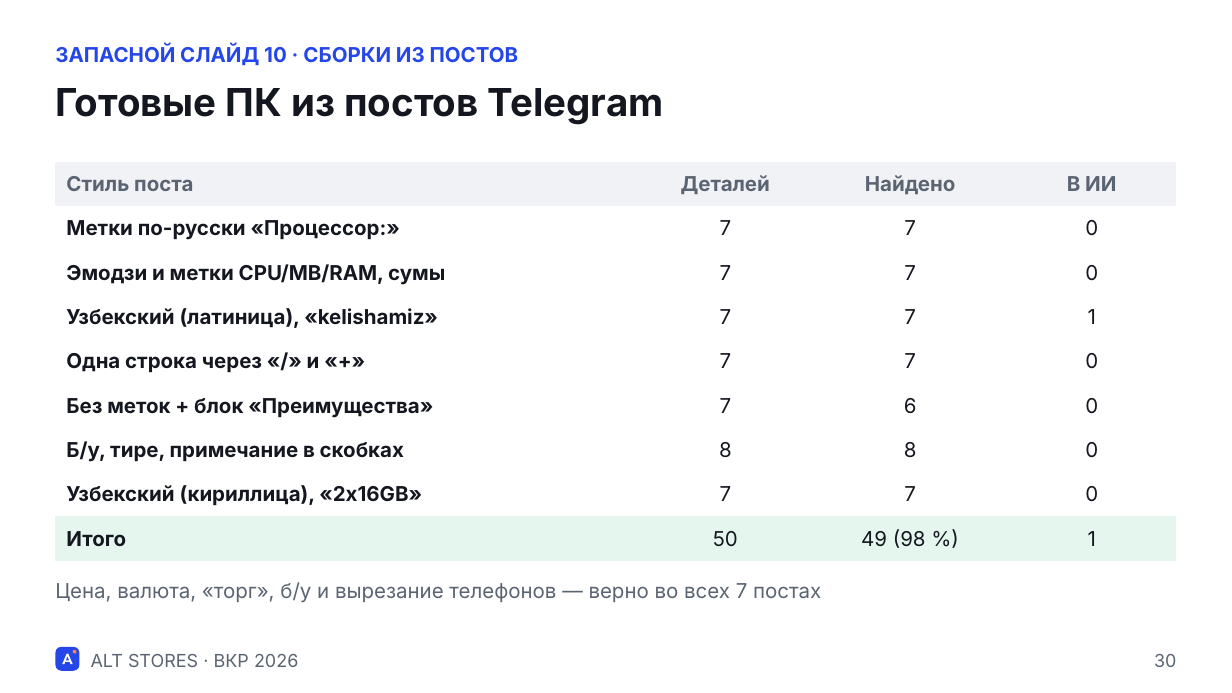
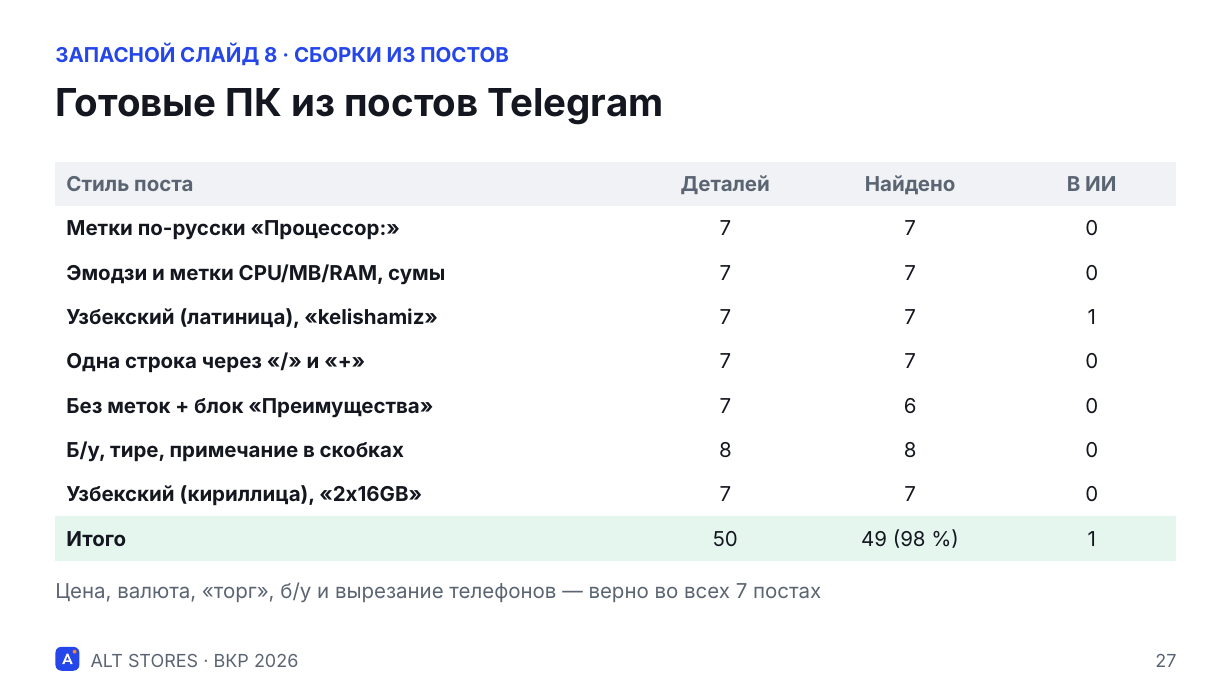
Before and after one commit to AzizArgon/alt-stores, a slide deck: slide 27 of docs/presentation/ALT_STORES_defense.pptx (slide 30 before the commit). Drawn at 1232x693 pixels with LibreOffice and Linux fonts; fonts in the diff are those of the drawing. Boxes give left, top, right and bottom in pixels: in the first picture for what was removed or moved away, otherwise in the second. Text is boxed around its words. In the diff, an @@ line names an element or a change of style, - is before the commit and + after.

```diff
--- a/docs/presentation/ALT_STORES_defense.pptx
+++ b/docs/presentation/ALT_STORES_defense.pptx
@@ text at (55,44,509,66): text changed @@
-ЗАПАСНОЙ СЛАЙД 10 · СБОРКИ ИЗ ПОСТОВ
+ЗАПАСНОЙ СЛАЙД 8 · СБОРКИ ИЗ ПОСТОВ
@@ text at (1155,654,1176,667): text changed @@
-30
+27
```
Also in this commit, not shown: 12 other slides changed, 3 slides removed, 25 other files.
